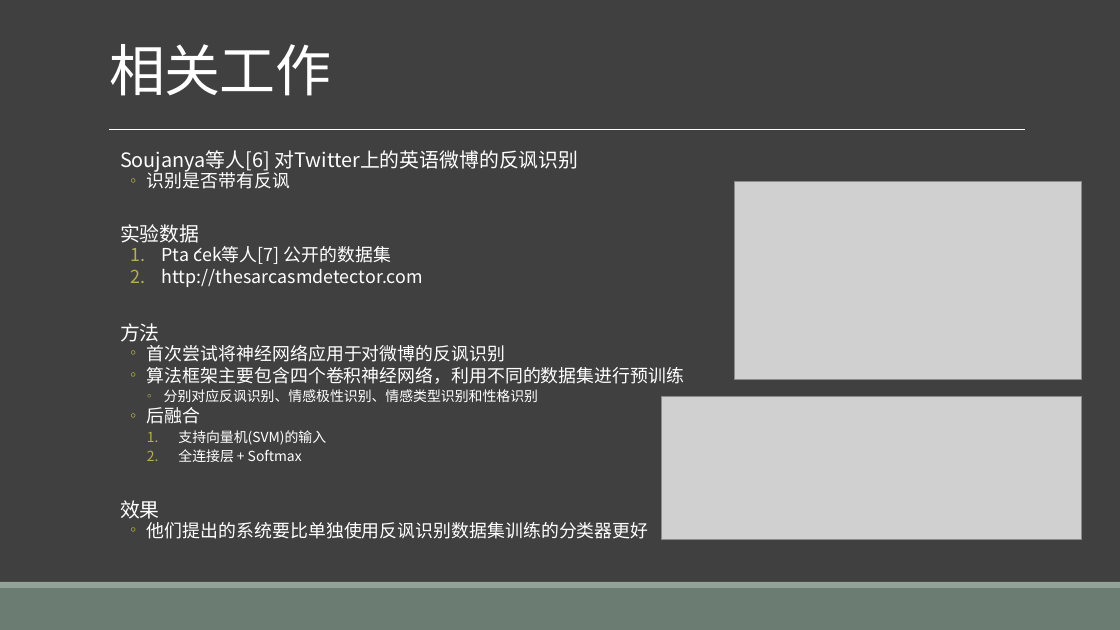
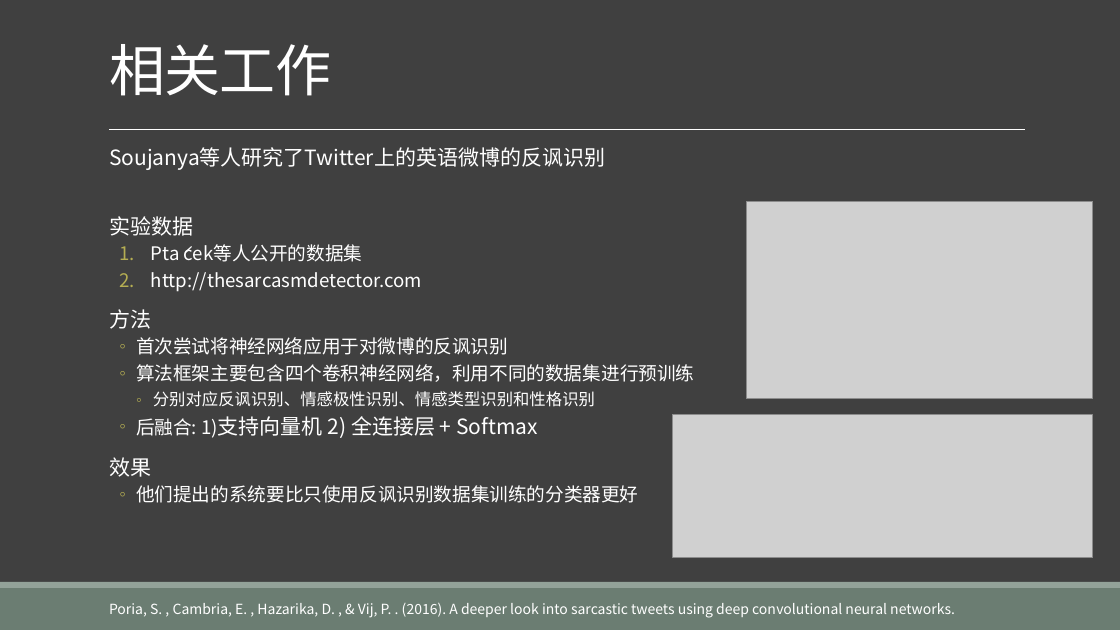
Before and after one commit to liangxh/grad2019, a slide deck: slide 12 of 计研163_梁锡豪_2016211014.pptx (slide 11 before the commit). Drawn at 1120x630 pixels with LibreOffice and Linux fonts; fonts in the diff are those of the drawing; grey boxes stand for pictures. Boxes give left, top, right and bottom in pixels: in the first picture for what was removed or moved away, otherwise in the second. Text is boxed around its words. In the diff, an @@ line names an element or a change of style, - is before the commit and + after.

Commit message:
update

```diff
--- a/计研163_梁锡豪_2016211014.pptx
+++ b/计研163_梁锡豪_2016211014.pptx
@@ text "Soujanya等人研究了Twitter上的英语微博的反讽识别": place and size @@
-text "Soujanya等人研究了Twitter上的英语微博的反讽识别" at [120,150,685,539]
+text "Soujanya等人研究了Twitter上的英语微博的反讽识别" at [109,147,695,503]
@@ text at [109,147,605,170]: text changed; size 17 to 18 pt @@
-  Soujanya等人[6] 对Twitter上的英语微博的反讽识别
-  ◦ 识别是否带有反讽
+  Soujanya等人研究了Twitter上的英语微博的反讽识别
@@ picture: place and size @@
-picture at [735,181,1081,379]
+picture at [746,201,1092,398]
@@ text at [109,216,695,477]: size 17 to 18 pt in "实验数据", "方法", "效果"; size 15.3 to 16 pt in "http://thesarcasmdetector.com", "首次尝试将神经网络应用于对微博的反讽识别", "算法框架主要包含四个卷积神经网络，利用不同的数据集进行预训练"; size 11.9 to 14 pt in "分别对应反讽识别、情感极性识别、情感类型识别和性格识别"; line spacing 0.7 to 0.9 @@
@@ text at [151,244,363,262]: text changed; size 15.3 to 16 pt @@
-  1. Pta ́cek等人[7] 公开的数据集
+  1. Pta ́cek等人公开的数据集
@@ text at [136,416,538,438]: text changed; size 11.9 to 18 pt @@
-  ◦ 后融合
-    1. 支持向量机(SVM)的输入
-    2. 全连接层 + Softmax
+  ◦ 后融合: 1)支持向量机 2) 全连接层 + Softmax
@@ picture: place and size @@
-picture at [661,397,1081,539]
+picture at [673,415,1093,558]
@@ text at [136,485,638,503]: text changed; size 15.3 to 16 pt @@
-  ◦ 他们提出的系统要比单独使用反讽识别数据集训练的分类器更好
+  ◦ 他们提出的系统要比只使用反讽识别数据集训练的分类器更好
@@ text added at [109,603,955,618], 12 pt, text #FFFFFF @@
+Poria, S. , Cambria, E. , Hazarika, D. , & Vij, P. . (2016). A deeper look into sarcastic tweets using deep convolutional neural networks.
```
Also in this commit, not shown: 7 other slides changed, 2 slides added, 1 slide removed.
